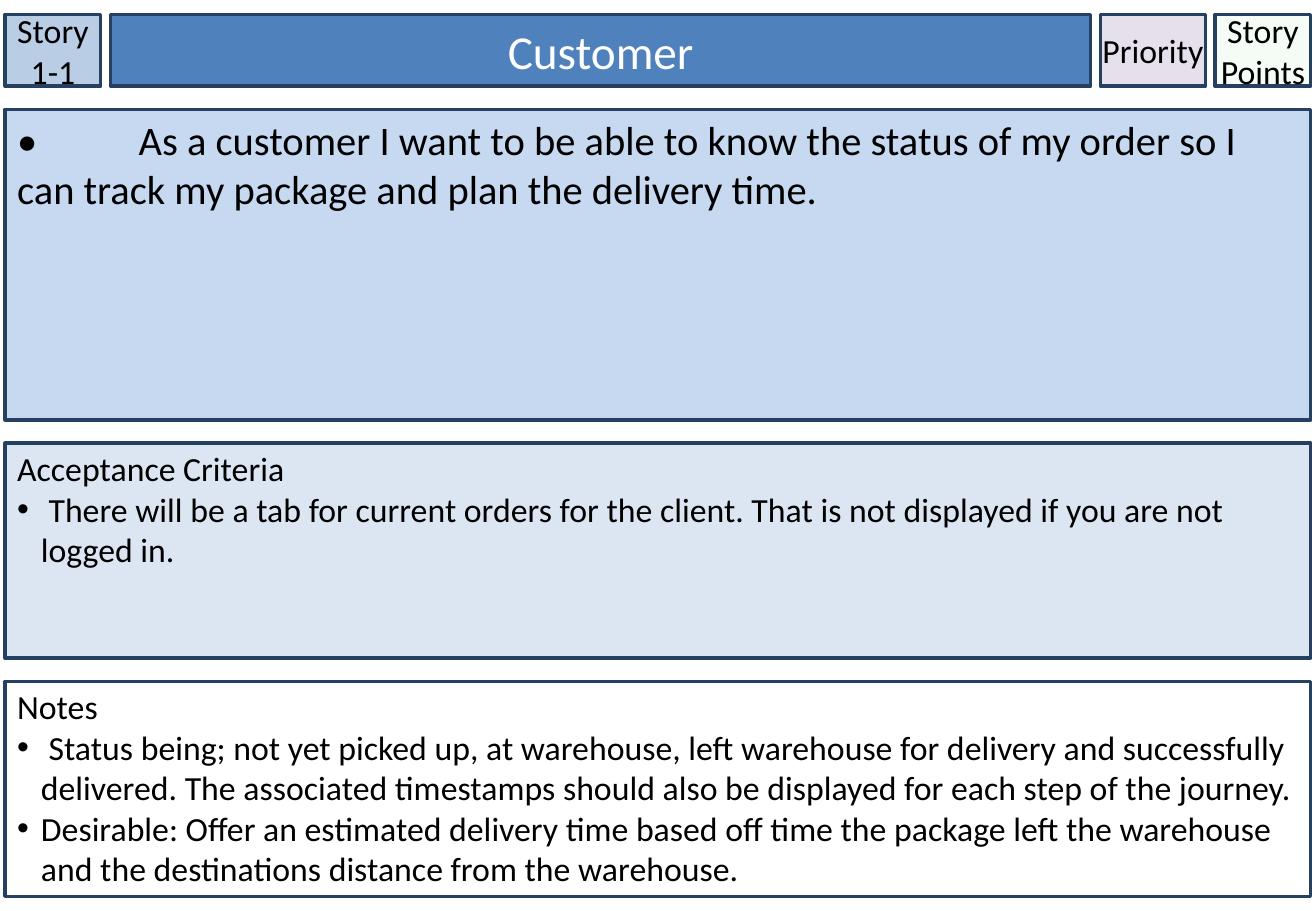
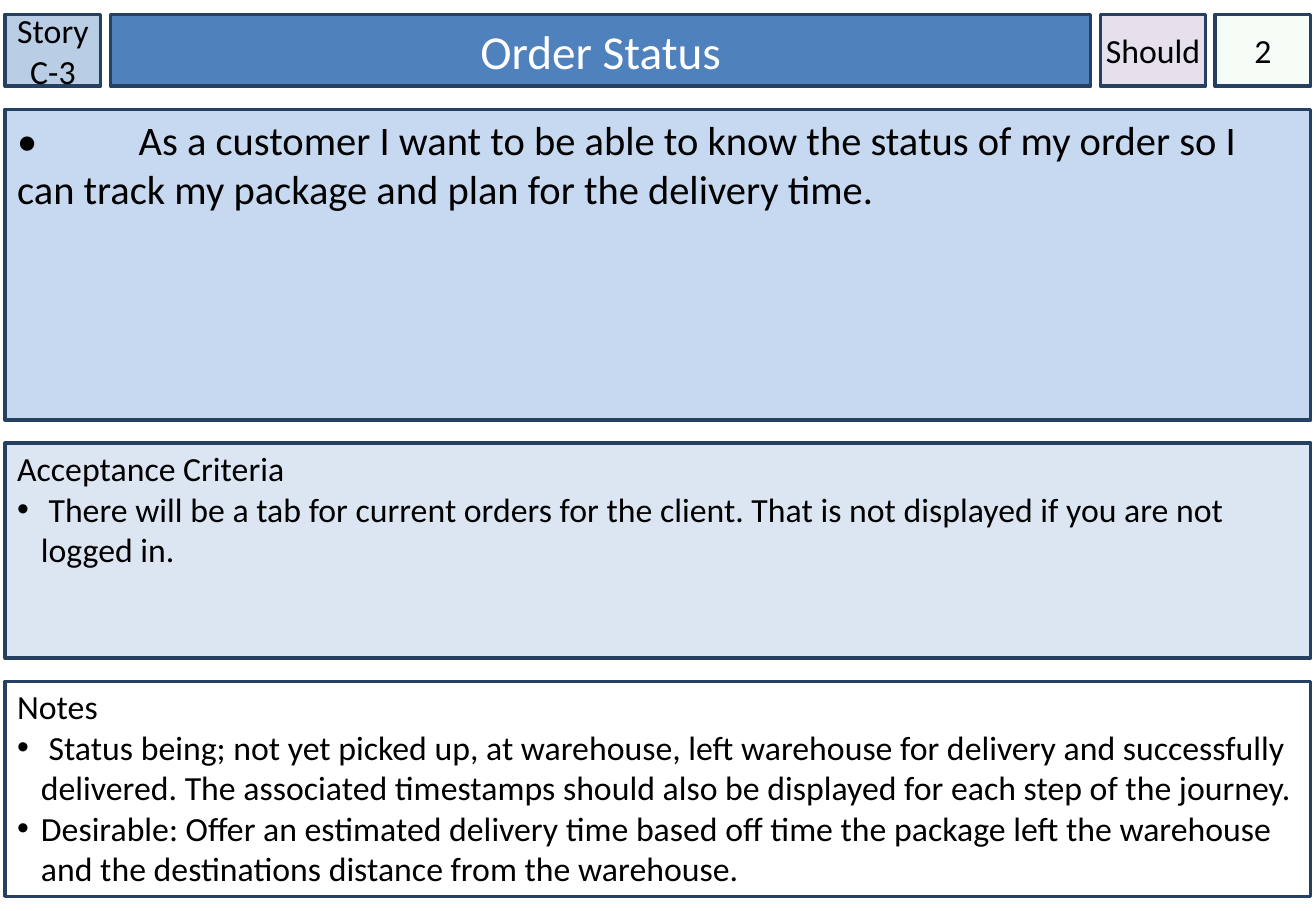
Before and after one commit to victoria-tobin/IFB299, a slide deck: slide 11 of Our story cards.pptx (slide 10 before the commit). Drawn at 1316x911 pixels with LibreOffice and Linux fonts; fonts in the diff are those of the drawing. Boxes give left, top, right and bottom in pixels: in the first picture for what was removed or moved away, otherwise in the second. Text is boxed around its words. In the diff, an @@ line names an element or a change of style, - is before the commit and + after.

Commit message:
Update sprint plan & tidy folders
Changed formatting of sprint plan and made sure it was ready for sprint
1 review. Also tidied up folders and organised files within repo

```diff
--- a/Our story cards.pptx
+++ b/Our story cards.pptx
@@ text in rectangle at bbox=[17, 15, 89, 92]: text changed @@
-Story 1-1
+Story C-3
@@ text in rectangle at bbox=[480, 36, 721, 70]: text changed @@
-Customer
+Order Status
@@ text in rectangle at bbox=[1106, 39, 1200, 64]: text changed @@
-Priority
+Should
@@ text in rectangle at bbox=[1254, 41, 1271, 63]: text changed @@
-Story Points
+2
@@ text in rectangle at bbox=[17, 127, 1236, 211]: text changed @@
-• As a customer I want to be able to know the status of my order so I can track my package and plan the delivery time.
+• As a customer I want to be able to know the status of my order so I can track my package and plan for the delivery time.
```
Also in this commit, not shown: 12 other slides changed, 7 slides added, 5 other files.
